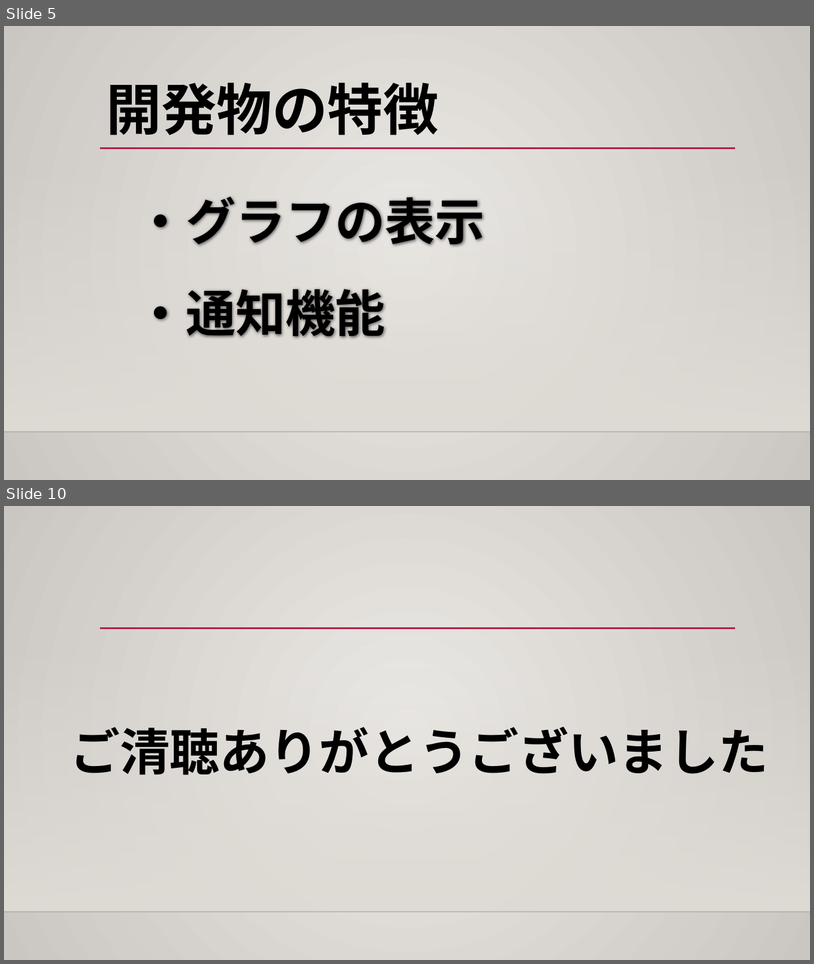
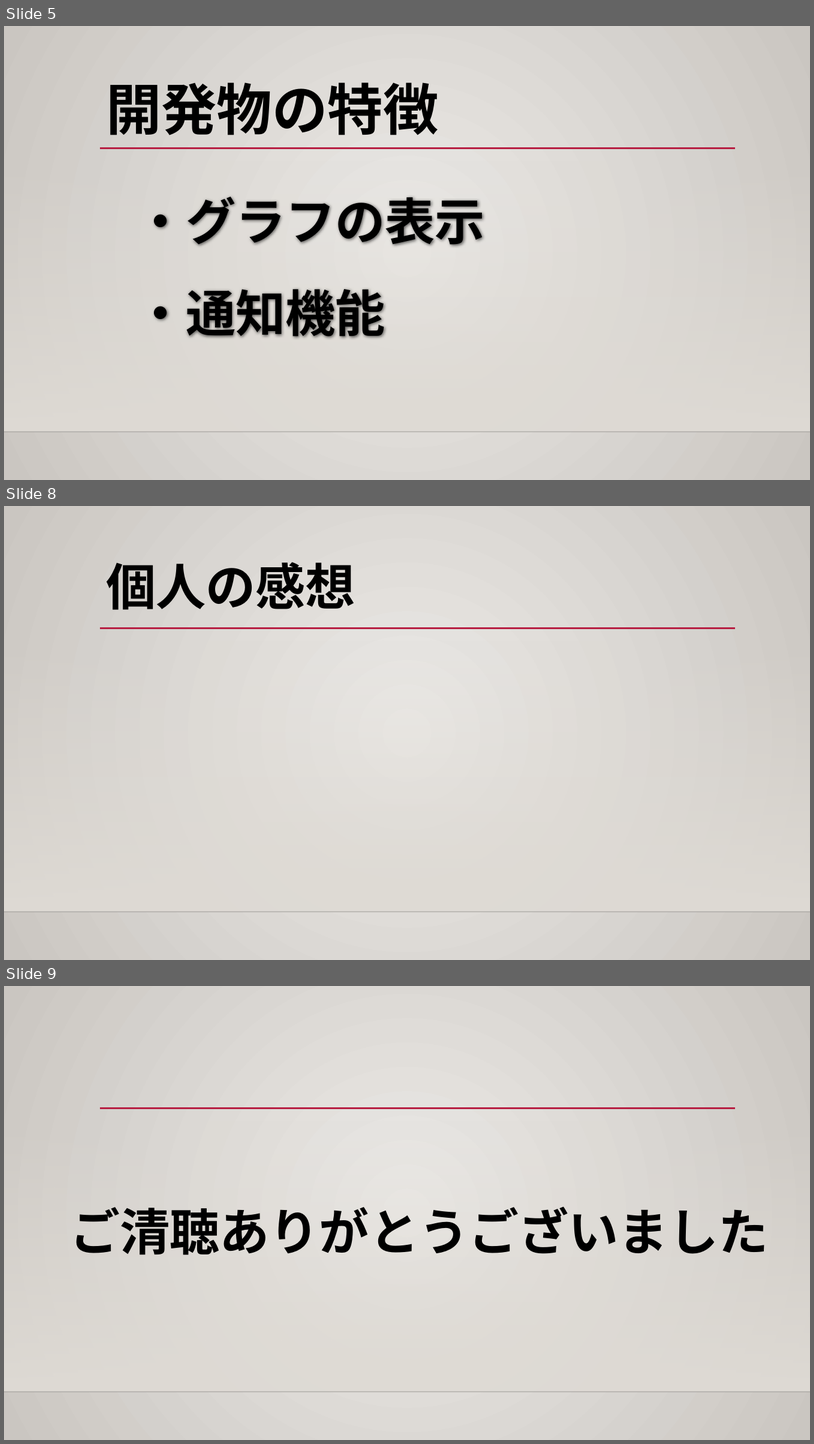
Before and after one commit to ShunjiYamamoto/groupA, a slide deck: 9.発表資料/グループディスカッション_グループA.pptx. Shown one above the other, each under a label of ours: slides 5 and 10 before the commit, slides 5, 8 and 9 after it; the slides between them are not shown. The pictures are 814x964 and 814x1444 pixels, drawn with LibreOffice and Linux fonts; fonts in the diff are those of the drawing; background and template pictures are left out. Boxes give left, top, right and bottom in pixels: in the first picture for what was removed or moved away, otherwise in the second. Text is boxed around its words. In the diff, an @@ line names an element or a change of style, - is before the commit and + after.

```diff
--- a/9.発表資料/グループディスカッション_グループA.pptx
+++ b/9.発表資料/グループディスカッション_グループA.pptx
@@ slide 8 added at box(4, 506, 810, 960), background gradient #ECEAE7 to #CAC7C1; not listed: 3 template elements that a slide beside it also shows @@
@@ title added at box(106, 562, 356, 610), 59.4 pt, text #000000, bold @@
+個人の感想
@@ what was slide 10 is now slide 9 @@
```
Also in this commit, not shown: 1 slide changed, 1 other slide added, 5 slides removed, 1 other file.
